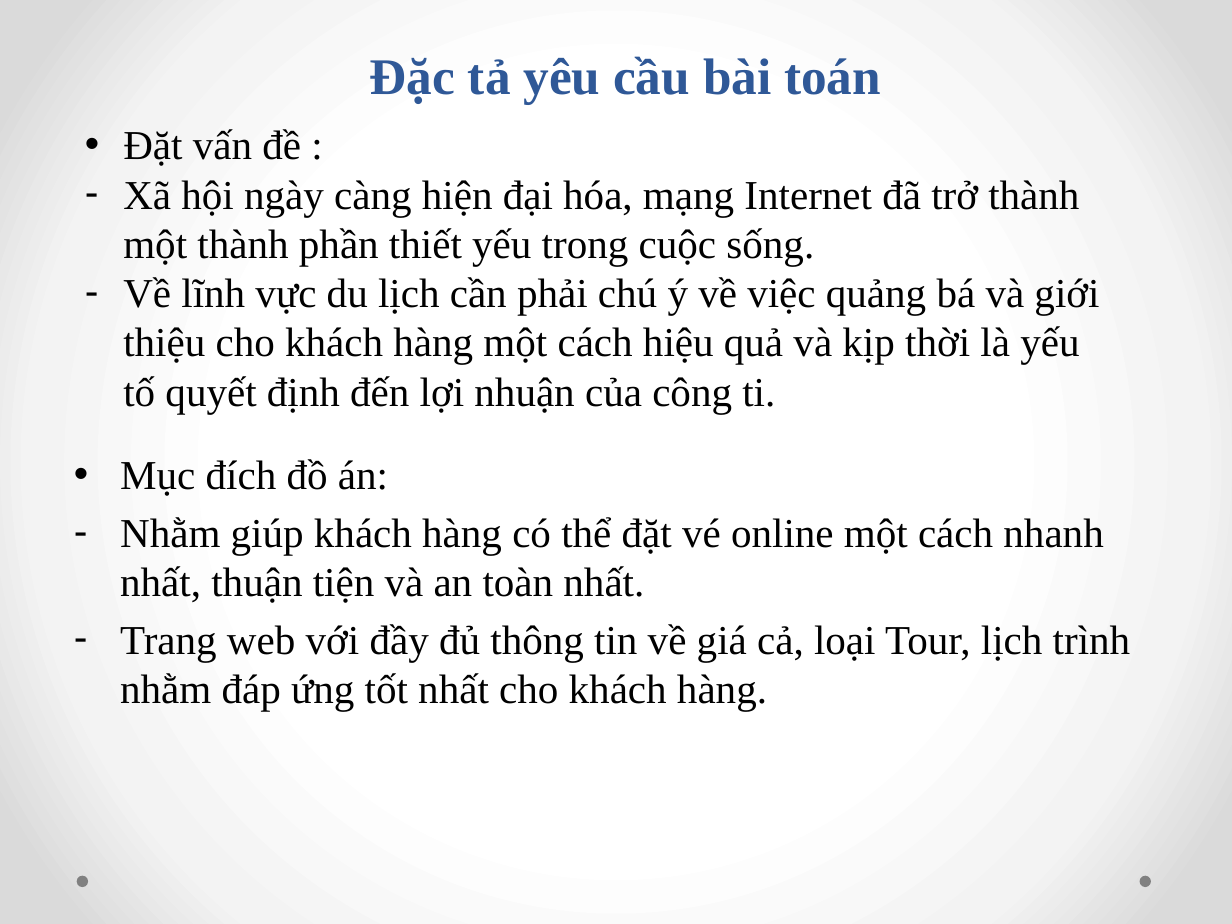
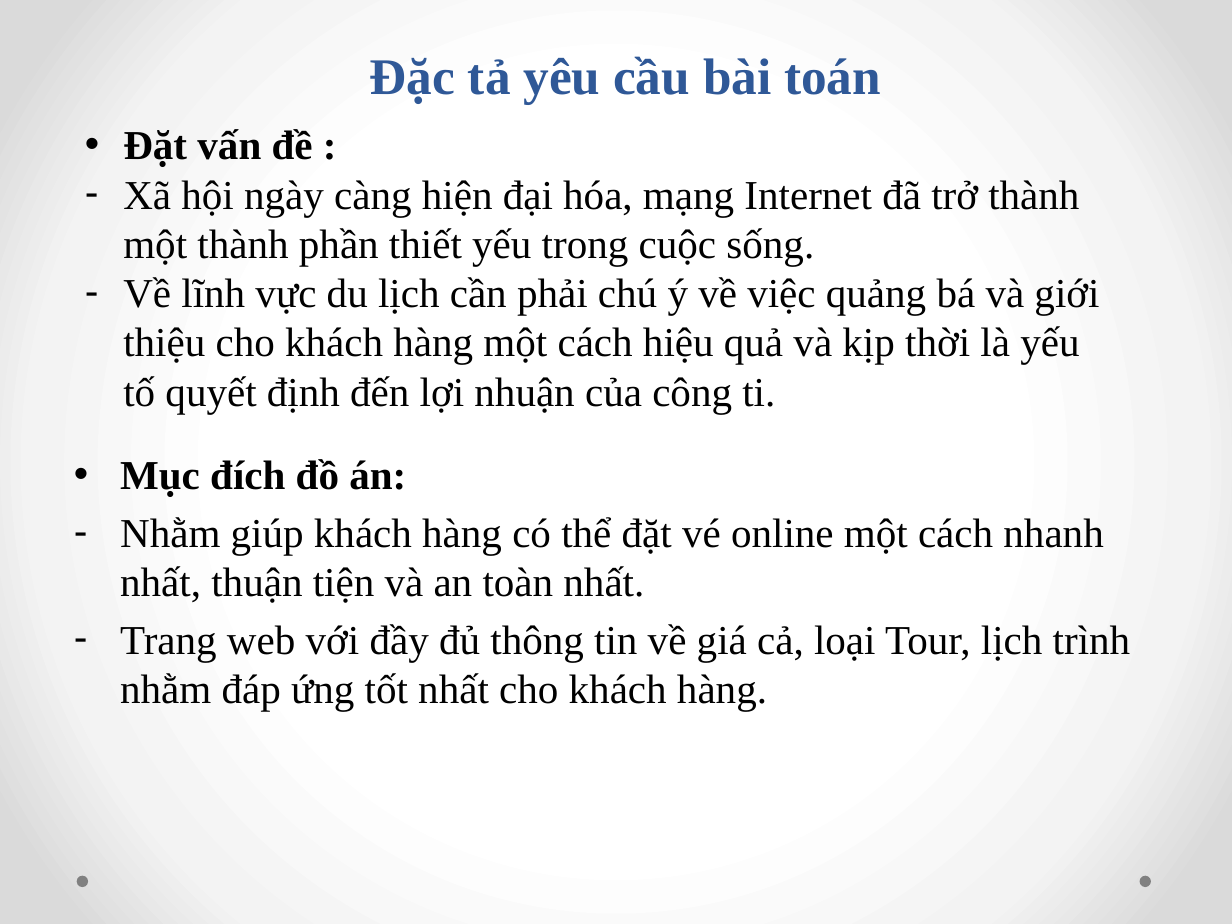
Before and after one commit to ltn290999/hethongthongtin, a slide deck: slide 2 of baocao.pptx. Drawn at 1232x924 pixels with LibreOffice and Linux fonts; fonts in the diff are those of the drawing. Boxes give left, top, right and bottom in pixels: in the first picture for what was removed or moved away, otherwise in the second. Text is boxed around its words. In the diff, an @@ line names an element or a change of style, - is before the commit and + after.

```diff
--- a/baocao.pptx
+++ b/baocao.pptx
@@ text at <box>123,129,313,167</box>: bold on in "Đặt vấn đề :" @@
@@ text at <box>120,459,406,497</box>: bold on in "Mục đích đồ án:" @@
```
Also in this commit, not shown: 2 other slides changed, 4 slides added.
